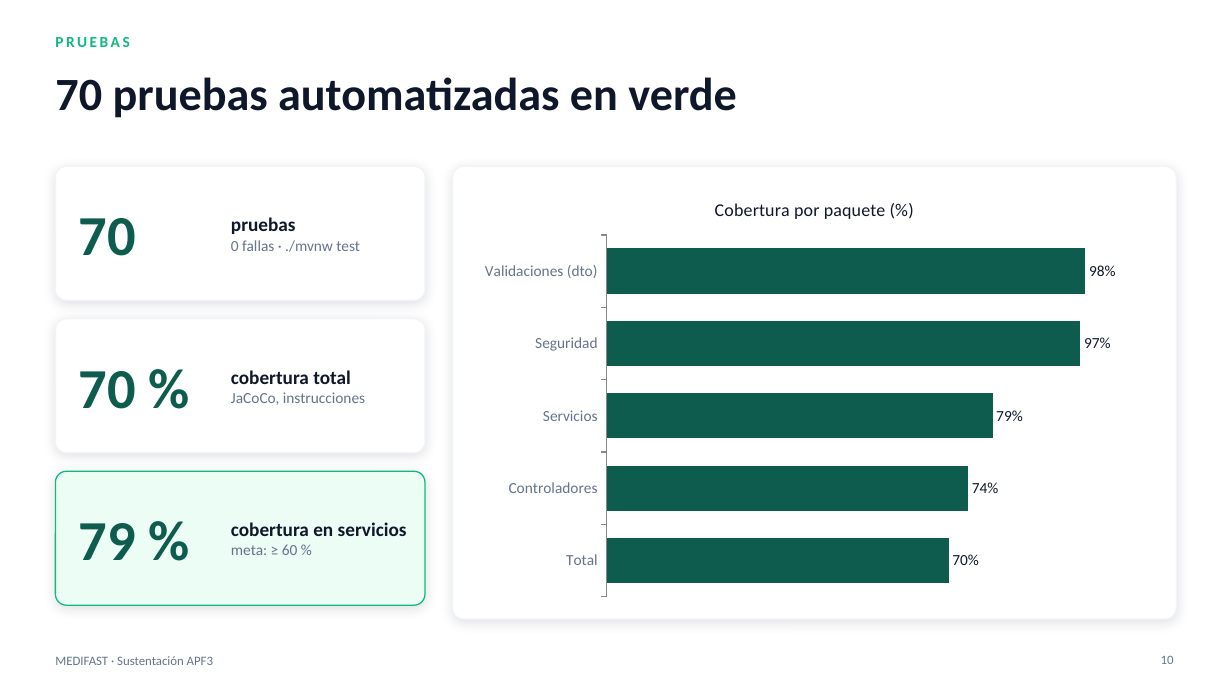
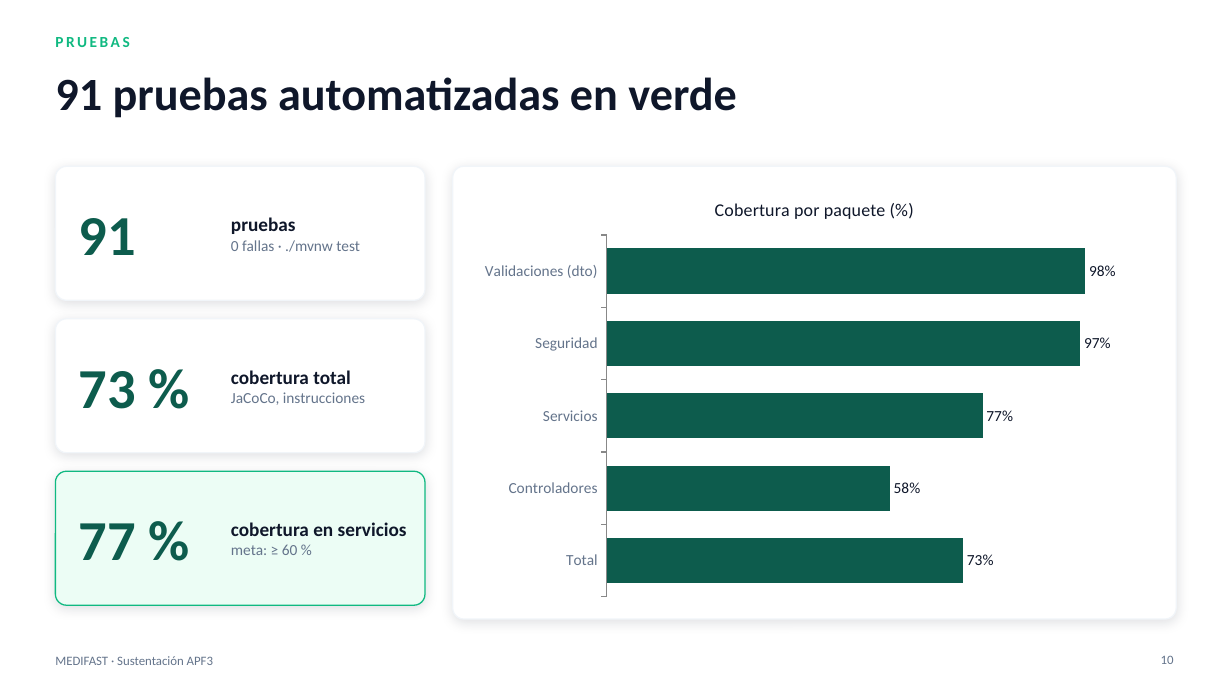
Before and after one commit to manuelguarniz/medifast, a slide deck: slide 10 of docs/entregables/MEDIFAST_APF3_Sustentacion.pptx. Drawn at 1232x693 pixels with LibreOffice and Linux fonts; fonts in the diff are those of the drawing. Boxes give left, top, right and bottom in pixels: in the first picture for what was removed or moved away, otherwise in the second. Text is boxed around its words. In the diff, an @@ line names an element or a change of style, - is before the commit and + after.

```diff
--- a/docs/entregables/MEDIFAST_APF3_Sustentacion.pptx
+++ b/docs/entregables/MEDIFAST_APF3_Sustentacion.pptx
@@ title at (55,77,737,118): text changed @@
-70 pruebas automatizadas en verde
+91 pruebas automatizadas en verde
@@ bar chart at (471,180,1158,605) @@
@@ Series 1, Servicios: 79 to 77 @@
@@ Series 1, Controladores: 74 to 58 @@
@@ Series 1, Total: 70 to 73 @@
@@ text at (79,218,136,255): text changed @@
-70
+91
@@ text at (79,371,136,409): text changed @@
-70 %
+73 %
@@ text at (79,523,136,560): text changed @@
-79 %
+77 %
```
Also in this commit, not shown: 7 other slides changed, 39 other files.
